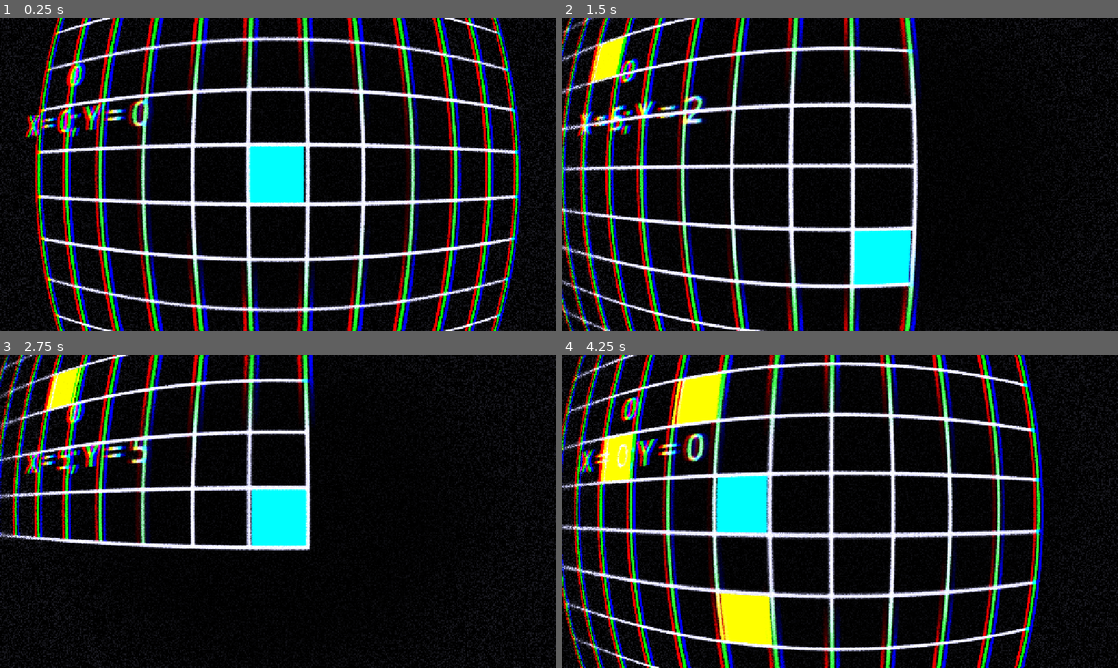
Above: before the commit, frames 1-4 (two rows, left to right).
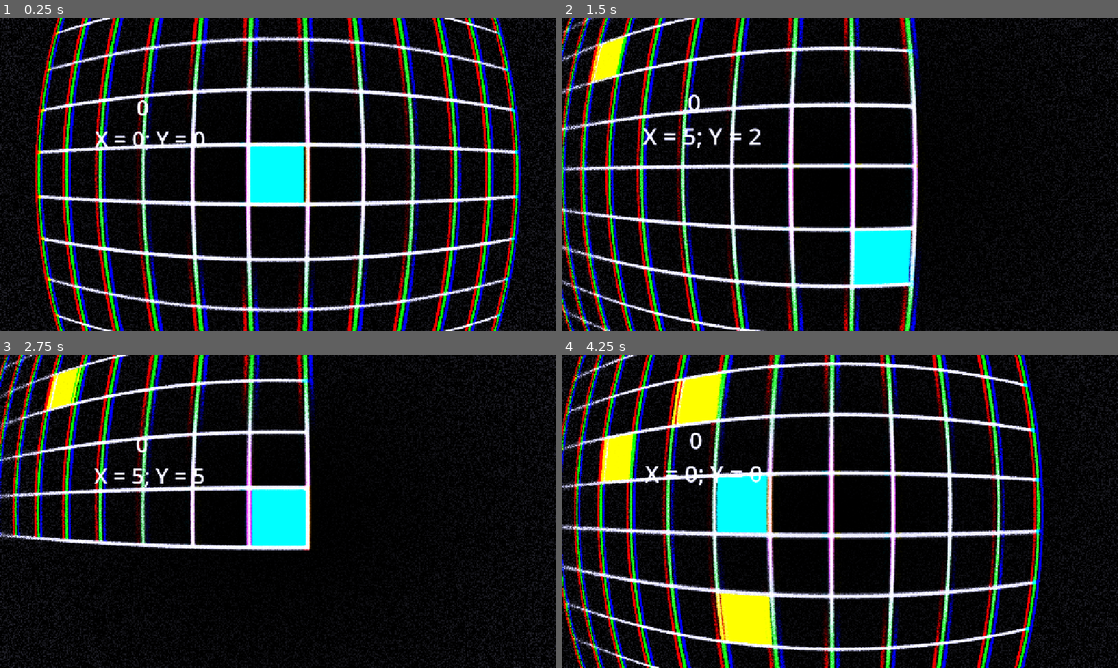
Above: after the commit, the same moments.

Repository: maseyonok421/maseyonok-sTestGameAboutPointThatCanMoveIn4DirectionsOnGrid
Game: Godot game, scene res://scenes/game.tscn
The game is run twice, just before and just after one commit, with the same random seed, the same clock (stepped at 60 frames per second) and the same inputs.
Inputs:
- Up to frame 1 (0.25 s): no input
- Up to frame 2 (1.5 s): hold Right (ui_right) 0.53-1.28 s; hold Down (ui_down) from 1.28 s (still down)
- Up to frame 3 (2.75 s): release Down (ui_down) at 2.03 s; hold Right (ui_right) from 2.03 s (still down)
- Up to frame 4 (4.25 s): release Right (ui_right) at 2.78 s; hold Up (ui_up) 2.78-3.53 s; hold Left (ui_left) from 3.53 s (still down)

The runs differ from the first frame. In frame 1, 5.8% of the frame differs, in the area x 4-93%, y 0-100%; in frame 2, 5.5%; in frame 3, 3.7%; in frame 4, 6.7%, in the area x 0-87%, y 0-100%.

Commit message:
[F] Full multishader

Diff:
--- a/prefabs/camera.tscn
+++ b/prefabs/camera.tscn
@@ -1,14 +1,7 @@
-[gd_scene load_steps=6 format=3 uid="uid://c2kww08j1twov"]
+[gd_scene load_steps=4 format=3 uid="uid://c2kww08j1twov"]
 
 [ext_resource type="Script" uid="uid://d0ovqlpq8v1wa" path="res://scripts/camera.gd" id="1_70n02"]
-[ext_resource type="Shader" uid="uid://74uexwr1x753" path="res://shaders/fishEyeShader.gdshader" id="3_qwx7c"]
 [ext_resource type="Shader" uid="uid://d1bql1rmvfe7x" path="res://shaders/multishader.gdshader" id="7_ffi68"]
-
-[sub_resource type="ShaderMaterial" id="ShaderMaterial_6ayxh"]
-shader = ExtResource("3_qwx7c")
-shader_parameter/effect_amount = 2.0000000298024
-shader_parameter/amount = 0.22
-shader_parameter/speed = 0.016
 
 [sub_resource type="ShaderMaterial" id="ShaderMaterial_xymdj"]
 shader = ExtResource("7_ffi68")
@@ -19,13 +12,21 @@
 shader_parameter/width = 0.5
 shader_parameter/fade = 0.75
 shader_parameter/effect_amount = 2.0
-shader_parameter/amount = 0.42
+shader_parameter/amount1 = 0.42
+shader_parameter/amount2 = 0.22
 shader_parameter/speed = 0.016
 
 [node name="Camera" type="Camera2D"]
 script = ExtResource("1_70n02")
 camSpeed = 3.5
 zoomSpeed = 0.035
+
+[node name="multiShader" type="ColorRect" parent="."]
+material = SubResource("ShaderMaterial_xymdj")
+offset_left = -649.0
+offset_top = -367.0
+offset_right = 642.0
+offset_bottom = 370.0
 
 [node name="ScoreLabel" type="Label" parent="."]
 offset_left = -326.0
@@ -40,17 +41,3 @@
 offset_right = -231.0
 offset_bottom = -39.0
 theme_override_font_sizes/font_size = 50
-
-[node name="fishEyeShader" type="ColorRect" parent="."]
-material = SubResource("ShaderMaterial_6ayxh")
-offset_left = -646.0
-offset_top = -364.0
-offset_right = 646.0
-offset_bottom = 364.0
-
-[node name="multiShader" type="ColorRect" parent="."]
-material = SubResource("ShaderMaterial_xymdj")
-offset_left = -649.0
-offset_top = -367.0
-offset_right = 642.0
-offset_bottom = 370.0
--- a/shaders/multishader.gdshader
+++ b/shaders/multishader.gdshader
@@ -15,8 +15,9 @@
 uniform float effect_amount : hint_range(0, 2.5, 0.1) = 2.0;
 
 //for Film Grain
-uniform float amount : hint_range(0.0, 5.3, 0.01) = 0.42;
-uniform float speed  : hint_range(0.0, 0.5, 0.001)= 0.016 ;
+uniform float amount1 : hint_range(0.0, 5.3, 0.01) = 0.42;
+uniform float amount2 : hint_range(0.0, 5.3, 0.01) = 0.22;
+uniform float speed   : hint_range(0.0, 0.5, 0.001)= 0.016 ;
 
 float random(vec2 st){
 	return fract(sin(dot(st.xy, vec2(12.9898, 78.233))) * 43758.5453123);
@@ -50,9 +51,11 @@
 	float time = TIME*speed;
 	float grain = random(UV + time) - 0.5;
 
-	col.r = redColor; col.g = greenColor; col.b = blueColor;
-	col.rgb += grain*amount;
+	vec3 col1 = col;
+	col1.r = redColor; col1.g = greenColor; col1.b = blueColor;
+	col.rgb += grain*amount2;
+	col1.rgb+= grain*amount1;
 
-	COLOR = vec4(col.rgb, dist-fade);
+	COLOR = mix(vec4(col, 1.0), vec4(col1, 1.0), dist-fade);
 
 }
